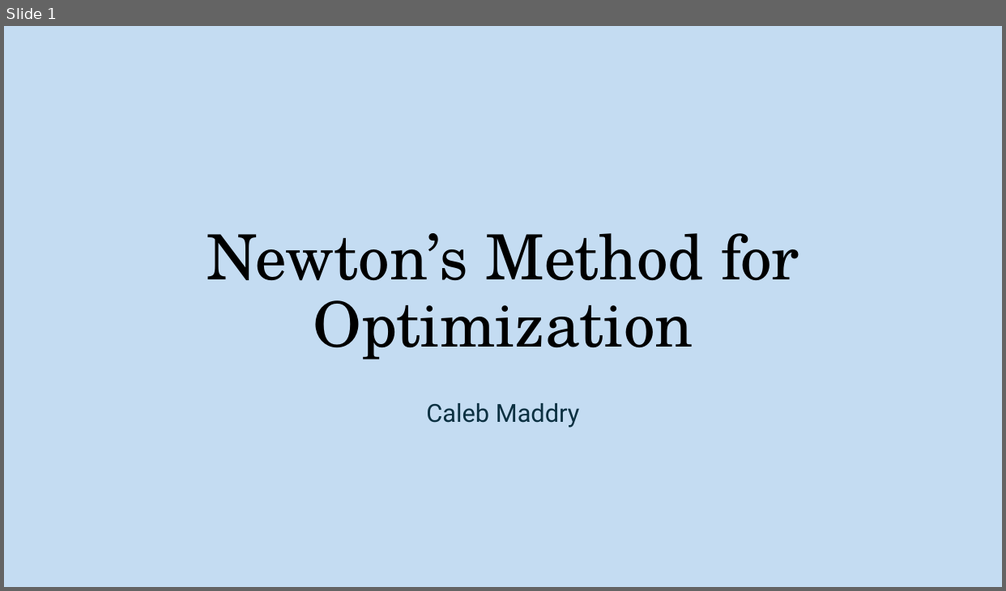
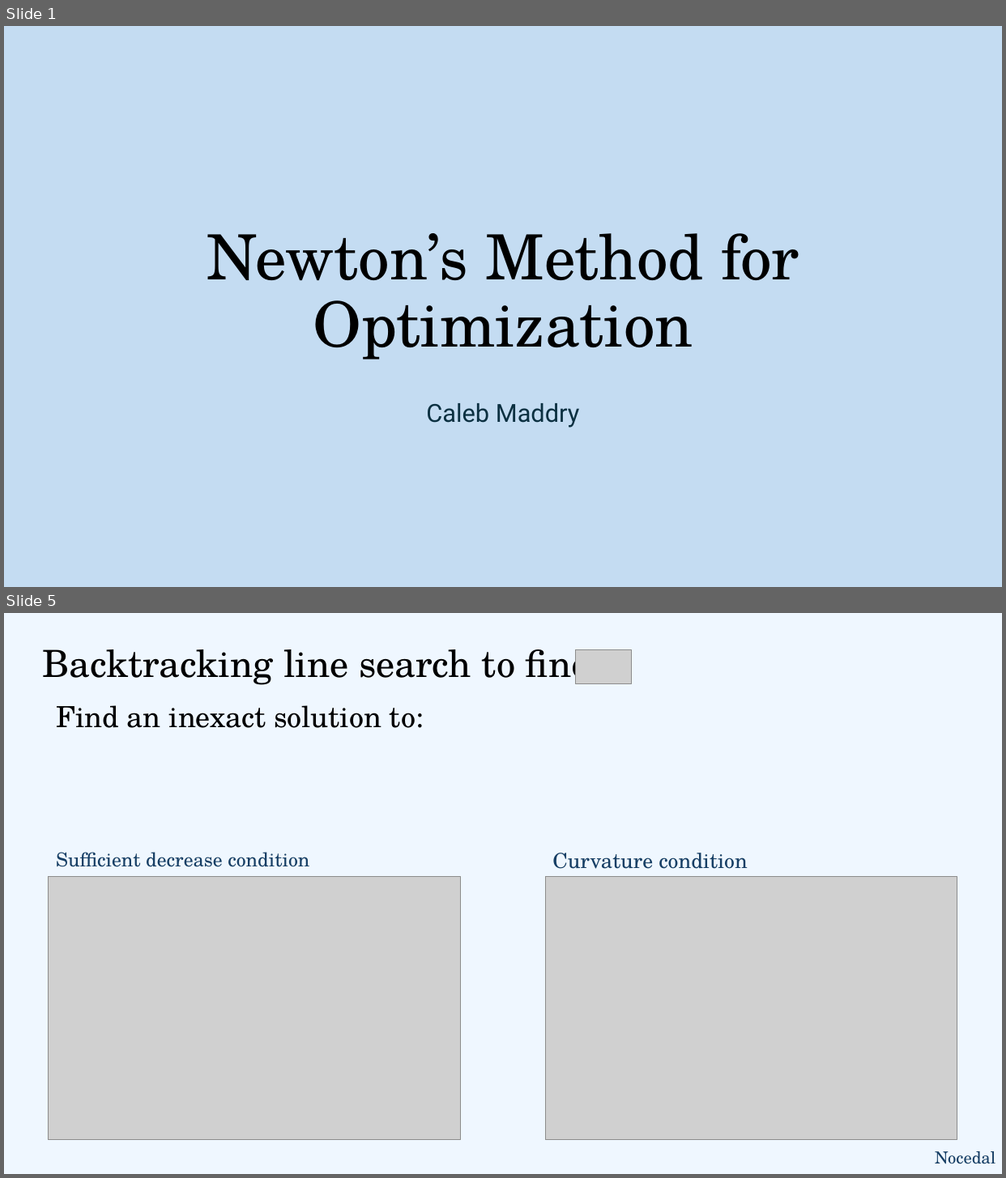
Before and after one commit to cmaddry/APPM-4600, a slide deck: Final Project/Presentation/APPM 4600 Final Presentation.pptx. Shown one above the other, each under a label of ours: slide 1 before the commit, slides 1 and 5 after it; the slides between them are not shown. The pictures are 1006x591 and 1006x1178 pixels, drawn with LibreOffice and Linux fonts; fonts in the diff are those of the drawing; grey boxes stand for pictures. Boxes give left, top, right and bottom in pixels: in the first picture for what was removed or moved away, otherwise in the second. Text is boxed around its words. In the diff, an @@ line names an element or a change of style, - is before the commit and + after.

```diff
--- a/Final Project/Presentation/APPM 4600 Final Presentation.pptx
+++ b/Final Project/Presentation/APPM 4600 Final Presentation.pptx
@@ slide 5 added at [4,613,1002,1174], background #EFF7FF @@
@@ title added at [42,649,593,685], 36 pt, text #000000 @@
+Backtracking line search to find
@@ picture added at [575,650,632,684] @@
@@ text added at [56,705,424,728], 28 pt, text #000000 @@
+Find an inexact solution to:
@@ text added at [56,852,309,867], 18.5 pt, text #163E64 @@
+Sufficient decrease condition
@@ text added at [552,853,747,869], 20 pt, text #163E64 @@
+Curvature condition
@@ picture added at [49,877,462,1140] @@
@@ picture added at [545,877,957,1140] @@
@@ text added at [935,1152,995,1165], 16 pt, text #163E64 @@
+Nocedal
```
Also in this commit, not shown: 1 slide changed, 14 other slides added, 1 slide removed, 23 other files.
